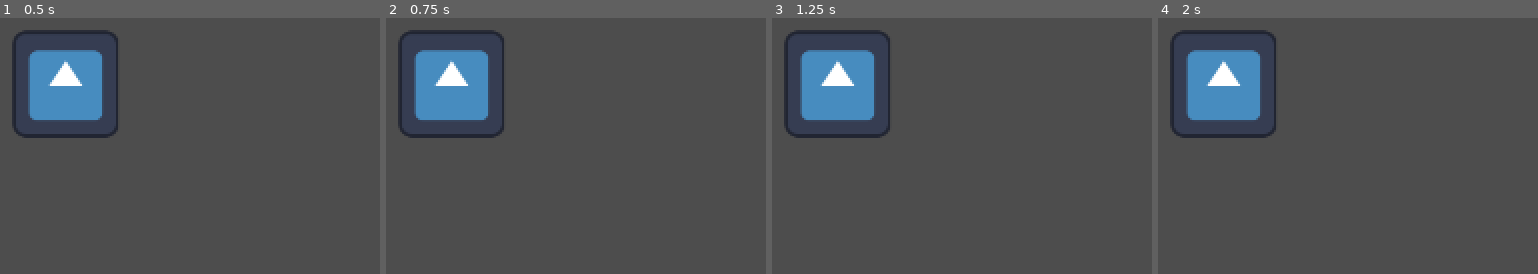
Above: before the commit, frames 1-4 (left to right).
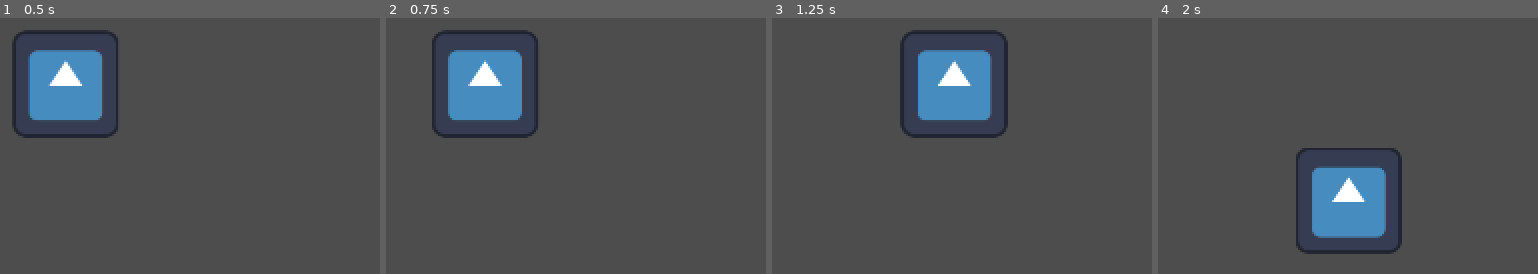
Above: after the commit, the same moments.

Repository: Gingernut151/LudumDare54
Game: Godot game, scene res://Maps/World.tscn
The game is run twice, just before and just after one commit, with the same random seed, the same clock (stepped at 60 frames per second) and the same inputs. The engine's default icon, where the game draws it, is replaced by a stand-in: a white triangle on a blue panel in a dark square.
Inputs:
- Up to frame 1 (0.5 s): no input
- Up to frame 2 (0.75 s): tap Enter at 0.5 s; hold Right (ui_right) from 0.53 s (still down)
- Up to frame 3 (1.25 s): keep holding Right (ui_right)
- Up to frame 4 (2 s): release Right (ui_right) at 1.28 s; hold Down (ui_down) from 1.28 s (still down)

Frame 1 is identical in both runs. In frame 2, 7.2% of the frame differs, in the area x 3-40%, y 4-47%; in frame 3, 14%, in the area x 3-63%, y 4-47%; in frame 4, 14%.

Commit message:
Fixing dependencies

Diff:
--- a/Scripts/Character.tscn
+++ b/Scripts/Character.tscn
@@ -1,7 +1,7 @@
 [gd_scene load_steps=4 format=3 uid="uid://1rusvemldfve"]
 
 [ext_resource type="Texture2D" uid="uid://bhd5sbyxymcru" path="res://icon.svg" id="1_cnhpg"]
-[ext_resource type="Script" path="res://Maps/Character.gd" id="1_m5tni"]
+[ext_resource type="Script" path="res://Scripts/Character.gd" id="1_m5tni"]
 
 [sub_resource type="RectangleShape2D" id="RectangleShape2D_tdcuq"]
 size = Vector2(128, 128)
